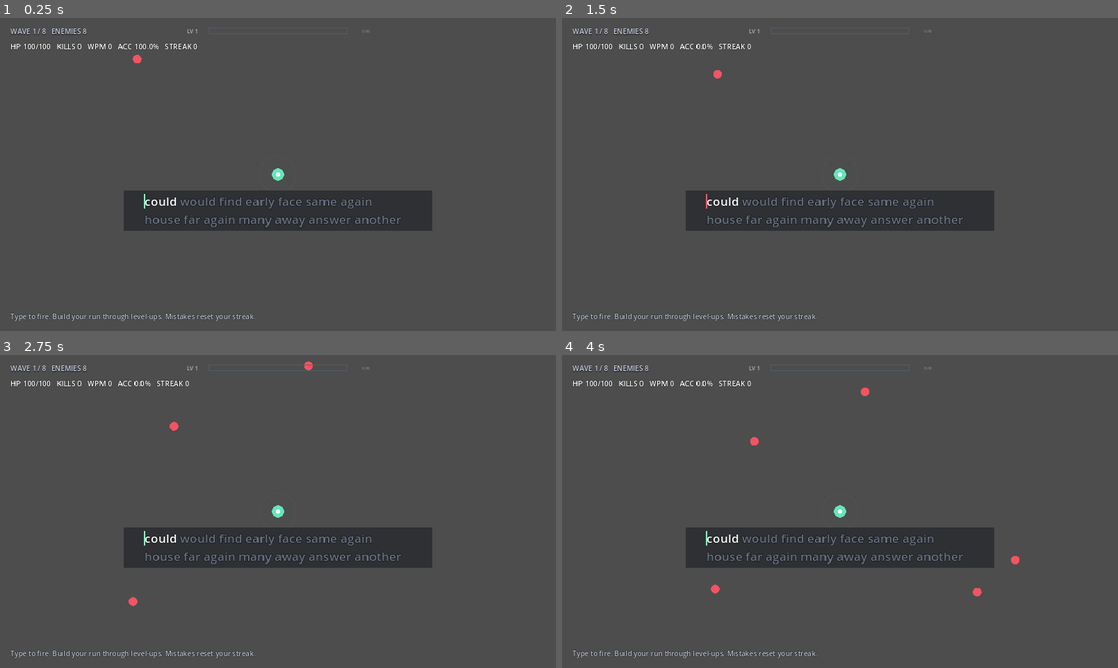
Above: before the commit, frames 1-4 (two rows, left to right).
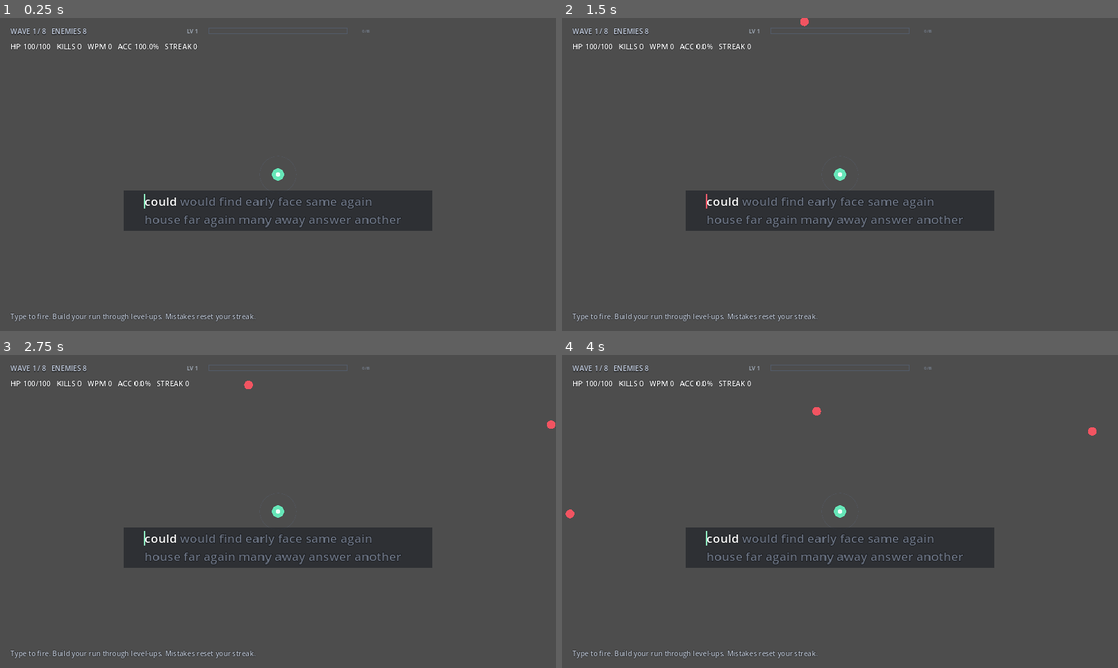
Above: after the commit, the same moments.

Repository: jlcuenca00/typing-roguelite
Game: Godot game, scene res://scenes/Main.tscn
The game is run twice, just before and just after one commit, with the same random seed, the same clock (stepped at 60 frames per second) and the same inputs.
Inputs:
- Up to frame 1 (0.25 s): no input
- Up to frame 2 (1.5 s): tap Enter at 0.5 s; tap R at 0.6, 1.35 s
- Up to frame 3 (2.75 s): tap Space at 2 s; tap R at 2.1 s
- Up to frame 4 (4 s): tap R at 2.85, 3.6 s

The runs differ from the first frame. In frame 1, less than 0.1% of the frame differs, in the area x 23-26%, y 11-15%; in frame 2, less than 0.1%; in frame 3, 0.2%; in frame 4, 0.3%, in the area x 0-97%, y 10-78%.

Commit message:
feat: offscreen spawns wave xp budgets and xp bar bounce

Diff:
--- a/game/scripts/main.gd
+++ b/game/scripts/main.gd
@@ -7,9 +7,10 @@
 const PLAYER_RADIUS := 14.0
 const ENEMY_RADIUS := 10.0
 const BULLET_RADIUS := 3.0
-const SPAWN_RADIUS := 430.0
 const DANGER_RADIUS := 42.0
 const BASE_MAX_HP := 100.0
+const SPAWN_MARGIN_MIN := 36.0
+const SPAWN_MARGIN_MAX := 82.0
 
 const WORD_BUFFER := 24
 const TYPING_LINE_WIDTH := 614.0
@@ -30,6 +31,24 @@
 	80
 ]
 
+# Potential XP available if the player kills every enemy in the wave.
+# The budget grows faster later in the run so stronger builds can bank
+# multiple level-ups, while leaked enemies still mean lost XP.
+const WAVE_XP_BUDGETS := [
+	8,
+	12,
+	18,
+	28,
+	42,
+	72,
+	125,
+	230
+]
+
+const XP_GOAL_BASE := 8.0
+const XP_GOAL_GROWTH := 1.45
+const XP_GOAL_POWER := 0.80
+
 var rng := RandomNumberGenerator.new()
 var combat = CombatSystemScript.new()
 
@@ -80,6 +99,8 @@
 var wave_intermission := false
 var wave_continue_waiting := false
 var wave_continue_typed := ""
+var wave_xp_payouts: Array[int] = []
+var wave_xp_spawn_cursor := 0
 
 var correct_keys := 0
 var incorrect_keys := 0
@@ -89,7 +110,7 @@
 var level := 1
 var xp_total := 0
 var xp_in_level := 0
-var xp_required := 6
+var xp_required := 8
 var pending_level_ups := 0
 var level_up_open := false
 var upgrade_definitions: Array = []
@@ -99,7 +120,8 @@
 var upgrade_typed := ""
 var upgrade_error_time := 0.0
 var xp_hud_pulse := 0.0
-var xp_impact_time := 0.0
+var xp_bar_jump_time := 0.0
+var xp_bar_base_y := 0.0
 
 var reaction_counts := {
 	"shatter": 0,
@@ -115,7 +137,6 @@
 @onready var xp_panel: Control = $HUD/XPPanel
 @onready var xp_bar_background: Control = $HUD/XPPanel/XPBarBackground
 @onready var xp_bar_fill: ColorRect = $HUD/XPPanel/XPBarBackground/XPBarFill
-@onready var xp_impact_flash: ColorRect = $HUD/XPPanel/XPBarBackground/XPImpactFlash
 @onready var xp_count_label: Label = $HUD/XPPanel/XPCount
 @onready var level_label: Label = $HUD/XPPanel/LevelLabel
 @onready var wave_label: Label = $HUD/WaveLabel
@@ -144,6 +165,8 @@
 	combat.load_definitions("starter")
 	_load_words()
 	_load_upgrades()
+	xp_bar_base_y = xp_bar_background.position.y
+	_prepare_wave_xp_payouts(current_wave)
 
 	for i in range(WORD_BUFFER):
 		_append_random_word()
@@ -519,18 +542,48 @@
 
 
 func _spawn_enemy() -> void:
-	var center := get_viewport_rect().size * 0.5
-	var angle := rng.randf_range(0.0, TAU)
-	var position := center + Vector2.RIGHT.rotated(angle) * SPAWN_RADIUS
+	var viewport_size := get_viewport_rect().size
+	var margin := rng.randf_range(SPAWN_MARGIN_MIN, SPAWN_MARGIN_MAX)
+	var edge := rng.randi_range(0, 3)
+	var position := Vector2.ZERO
+
+	match edge:
+		0: # top
+			position = Vector2(
+				rng.randf_range(-margin, viewport_size.x + margin),
+				-margin
+			)
+		1: # right
+			position = Vector2(
+				viewport_size.x + margin,
+				rng.randf_range(-margin, viewport_size.y + margin)
+			)
+		2: # bottom
+			position = Vector2(
+				rng.randf_range(-margin, viewport_size.x + margin),
+				viewport_size.y + margin
+			)
+		_: # left
+			position = Vector2(
+				-margin,
+				rng.randf_range(-margin, viewport_size.y + margin)
+			)
+
 	var wave_scale := float(current_wave - 1)
 	var speed := rng.randf_range(38.0, 62.0) + wave_scale * 2.2 + minf(elapsed * 0.06, 12.0)
 	var hp_value := 44.0 + wave_scale * 4.5 + minf(elapsed * 0.05, 14.0)
+	var xp_value := 1
+
+	if wave_xp_spawn_cursor < wave_xp_payouts.size():
+		xp_value = wave_xp_payouts[wave_xp_spawn_cursor]
+	wave_xp_spawn_cursor += 1
 
 	enemies.append({
 		"position": position,
 		"speed": speed,
 		"hp": hp_value,
 		"max_hp": hp_value,
+		"xp_value": xp_value,
 		"flash": 0.0,
 		"knockback": Vector2.ZERO,
 		"statuses": {}
@@ -901,11 +954,12 @@
 	if index < 0 or index >= enemies.size():
 		return
 
+	var xp_value := int(enemies[index].get("xp_value", 1))
 	enemies.remove_at(index)
 	kills += 1
 	wave_resolved_count += 1
 	_spawn_death_particles(position)
-	_spawn_xp_particles(position, 1)
+	_spawn_xp_particles(position, xp_value)
 
 
 # XP / progression ------------------------------------------------------------
@@ -924,11 +978,16 @@
 
 
 func _xp_required_for_level(current_level: int) -> int:
-	# Survivor-style progression benefits from a nonlinear requirement curve:
-	# early levels arrive quickly, while later levels increasingly resist the
-	# larger enemy counts. This is deliberately scaled to our 1-XP normal enemy.
-	var n := float(maxi(current_level - 1, 0))
-	return int(round(6.0 + 2.25 * n + 0.65 * n * n))
+	# Adapted from the useful part of shatAAAAp!'s model: level costs rise
+	# nonlinearly while each wave's available XP budget also ramps upward.
+	var pick_index := float(maxi(current_level - 1, 0))
+	return int(round(
+		XP_GOAL_BASE
+		* pow(
+			XP_GOAL_GROWTH,
+			pow(pick_index, XP_GOAL_POWER)
+		)
+	))
 
 
 func _update_xp_ui() -> void:
@@ -951,17 +1010,20 @@
 
 func _update_xp_hud(delta: float) -> void:
 	xp_hud_pulse = maxf(xp_hud_pulse - delta, 0.0)
-	xp_impact_time = maxf(xp_impact_time - delta, 0.0)
+	xp_bar_jump_time = maxf(xp_bar_jump_time - delta, 0.0)
 
 	var pulse := clampf(xp_hud_pulse / 0.18, 0.0, 1.0)
 	xp_bar_fill.color = Color(0.42, 0.95, 0.72, 1.0).lerp(
 		Color(0.82, 1.0, 0.91, 1.0),
-		pulse * 0.75
+		pulse * 0.55
 	)
 
-	xp_impact_flash.visible = xp_impact_time > 0.0
-	if xp_impact_flash.visible:
-		xp_impact_flash.modulate.a = clampf(xp_impact_time / 0.24, 0.0, 1.0)
+	var jump := 0.0
+	if xp_bar_jump_time > 0.0:
+		var progress := 1.0 - xp_bar_jump_time / 0.22
+		jump = sin(progress * PI) * 3.5
+
+	xp_bar_background.position.y = xp_bar_base_y - jump
 
 
 func _load_upgrades() -> void:
@@ -1270,6 +1332,38 @@
 	return int(WAVE_ENEMY_COUNTS[index])
 
 
+func _wave_xp_budget(wave_number: int) -> int:
+	var index := clampi(
+		wave_number - 1,
+		0,
+		WAVE_XP_BUDGETS.size() - 1
+	)
+	return int(WAVE_XP_BUDGETS[index])
+
+
+func _prepare_wave_xp_payouts(wave_number: int) -> void:
+	var enemy_count := _wave_enemy_count(wave_number)
+	var budget := maxi(_wave_xp_budget(wave_number), enemy_count)
+
+	wave_xp_payouts.clear()
+	wave_xp_spawn_cursor = 0
+
+	# Every enemy is worth at least 1 XP. The remaining wave budget is broken
+	# into random little clumps, so some kills matter more without changing the
+	# total potential XP available in the wave.
+	for i in range(enemy_count):
+		wave_xp_payouts.append(1)
+
+	var remaining := budget - enemy_count
+	while remaining > 0:
+		var index := rng.randi_range(0, enemy_count - 1)
+		var chunk := mini(rng.randi_range(1, 3), remaining)
+		wave_xp_payouts[index] += chunk
+		remaining -= chunk
+
+	wave_xp_payouts.shuffle()
+
+
 func _has_pending_xp_particles() -> bool:
 	for particle in particles:
 		if String(particle.get("kind", "")) == "xp":
@@ -1359,7 +1453,28 @@
 	wave_spawning = true
 	spawn_timer = 0.35
 	spawn_interval = maxf(0.30, 0.95 - float(current_wave - 1) * 0.045)
+	_prepare_wave_xp_payouts(current_wave)
+	_reset_typing_for_new_wave()
 	_update_wave_ui()
+
+
+func _reset_typing_for_new_wave() -> void:
+	word_queue.clear()
+	active_word_index = 0
+	typed_index = 0
+	typing_line_offset_y = 0.0
+	caret_idle_time = 0.0
+	caret_initialized = false
+	caret_target_x = TYPING_LEFT_X
+	caret_target_y = 4.0
+	caret_visual_x = TYPING_LEFT_X
+	caret_visual_y = 4.0
+	typing_panel.position.y = 0.0
+
+	for i in range(WORD_BUFFER):
+		_append_random_word()
+
+	_update_typing_ui()
 
 
 func _complete_run() -> void:
@@ -1609,16 +1724,8 @@
 		})
 
 
-func _trigger_xp_bar_impact(global_x: float) -> void:
-	var local_x := global_x - xp_bar_background.global_position.x
-	xp_impact_flash.position.x = clampf(
-		local_x - xp_impact_flash.size.x * 0.5,
-		0.0,
-		xp_bar_background.size.x - xp_impact_flash.size.x
-	)
-	xp_impact_time = 0.24
-	xp_impact_flash.visible = true
-	xp_impact_flash.modulate.a = 1.0
+func _trigger_xp_bar_impact(_global_x: float) -> void:
+	xp_bar_jump_time = 0.22
 
 
 func _spawn_damage_number(
